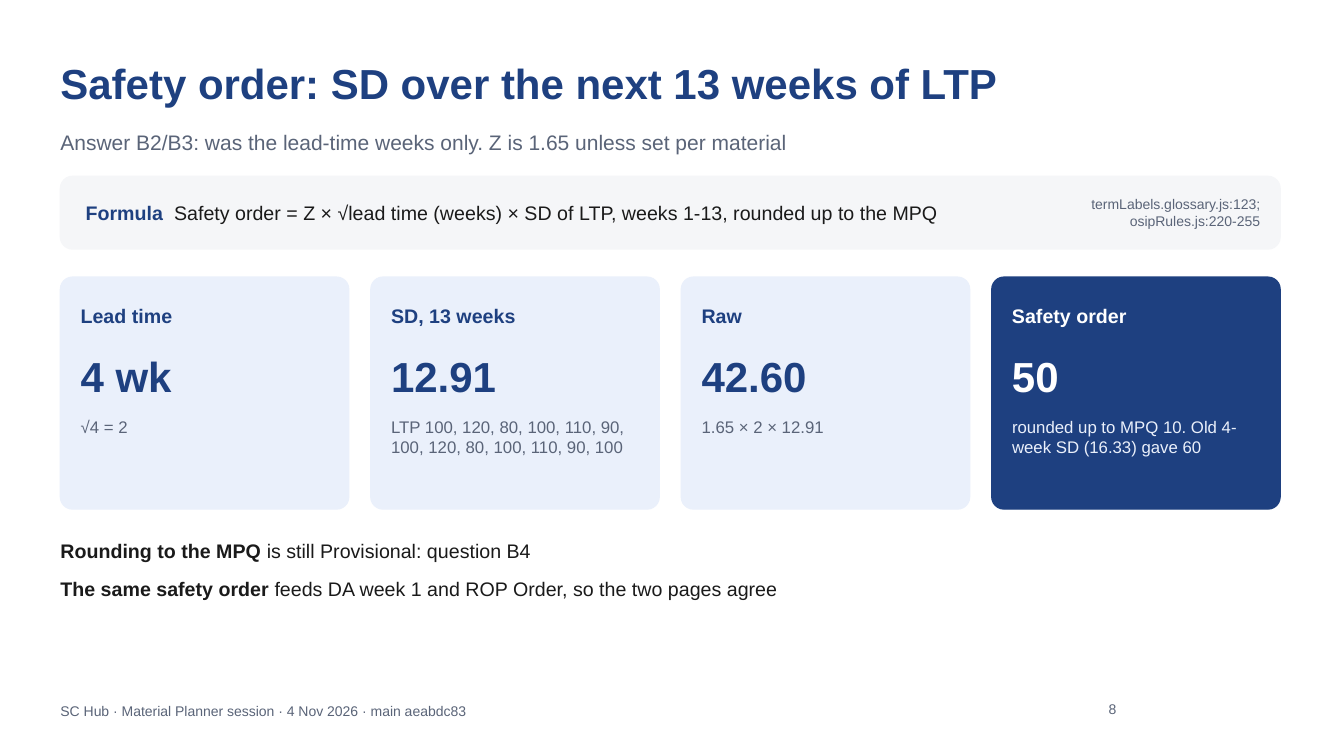
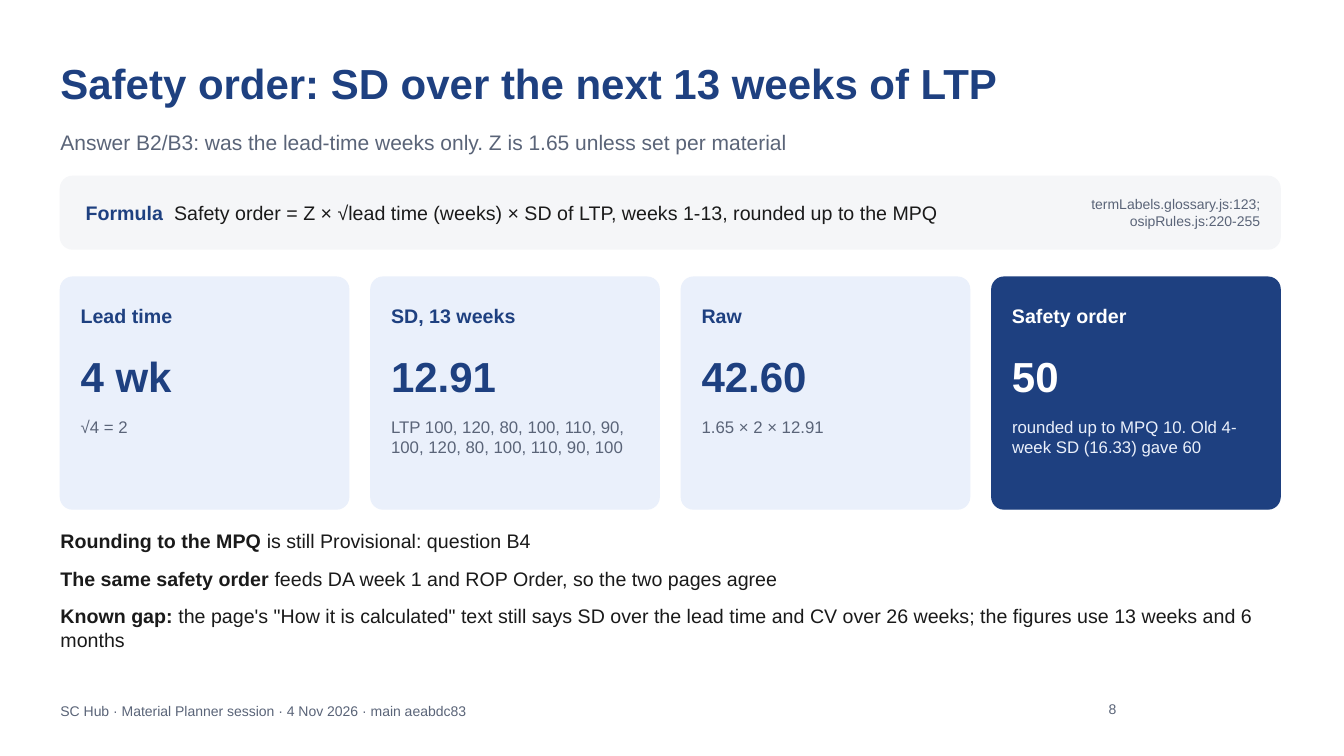
Before and after one commit to javal999/paragon-supplier-portal, a slide deck: slide 8 of docs/supplier-hub/user-guide/SC-Hub-Planner-04-Nov-What-Changed.pptx. Drawn at 1344x756 pixels with LibreOffice and Linux fonts; fonts in the diff are those of the drawing; background and template pictures are left out. Boxes give left, top, right and bottom in pixels: in the first picture for what was removed or moved away, otherwise in the second. Text is boxed around its words. In the diff, an @@ line names an element or a change of style, - is before the commit and + after.

```diff
--- a/docs/supplier-hub/user-guide/SC-Hub-Planner-04-Nov-What-Changed.pptx
+++ b/docs/supplier-hub/user-guide/SC-Hub-Planner-04-Nov-What-Changed.pptx
@@ text "Rounding to the MPQ is ...": place and size @@
-text "Rounding to the MPQ is ..." at [60,543,777,600]
+text "Rounding to the MPQ is ..." at [60,533,1252,648]
@@ text at [60,608,1252,648]: paragraph added @@
+• Known gap: the page's "How it is calculated" text still says SD over the lead time and CV over 26 weeks; the figures use 13 weeks and 6 months
```
Also in this commit, not shown: 7 other slides changed, 2 other files.
